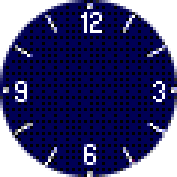
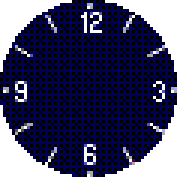
Layered file, before and after one edit (w=177, h=177). Changes by layer:
removed layer "Layer #1" over [left=15, top=12, right=165, bottom=165]
painted on "Original", unmasked it over [left=0, top=0, right=177, bottom=177]
